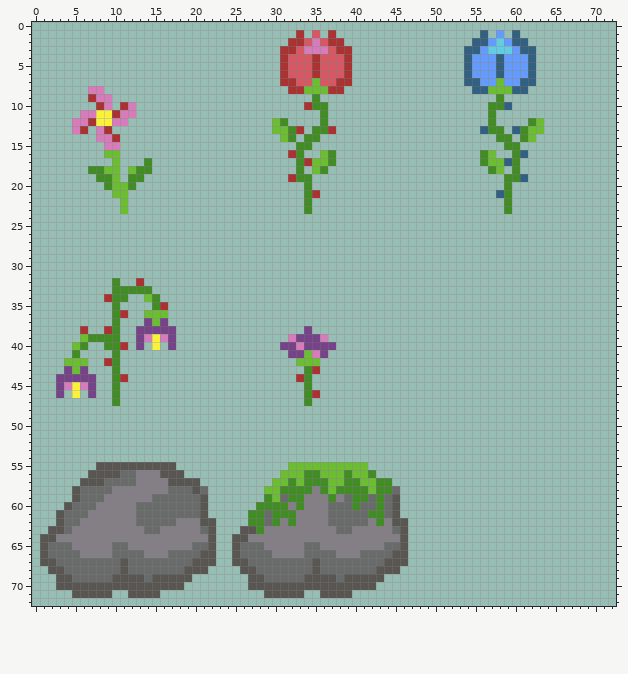
Sprite sheet, stored at resources/tilesets/decor-forest.png. This is how it looked before the edit.
The file is 192x192 pixels, drawn in blocks of 2x2; one block is one cell here. Shown: x 0..72, y 0..72.
And afterwards:
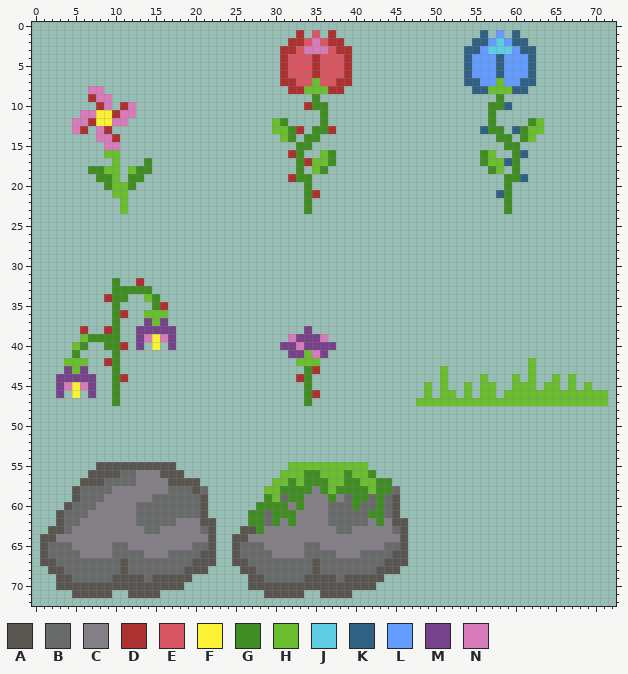
Palette (. is transparent): A #595652  B #696a6a  C #847e87  D #ac3232  E #d95763  F #fbf236  G #408d24  H #6abe30  J #5fcde4  K #306082  L #639bff  M #76428a  N #d77bba
Message: herbes hautes (au cas où)
The exact change:
There is now colour H in row 42 at x 62; in row 43 at x 51 and 62; in row 44 at x 51, 56, 60, 62, 65 and 67; in row 45 at x 49, 51, 54, 56 to 57, 60 to 62, 64 to 65, 67 and 69; in row 46 at x 49, 51 to 52, 54, 56 to 57 and 59 to 71; in row 47 at x 48 to 71.
